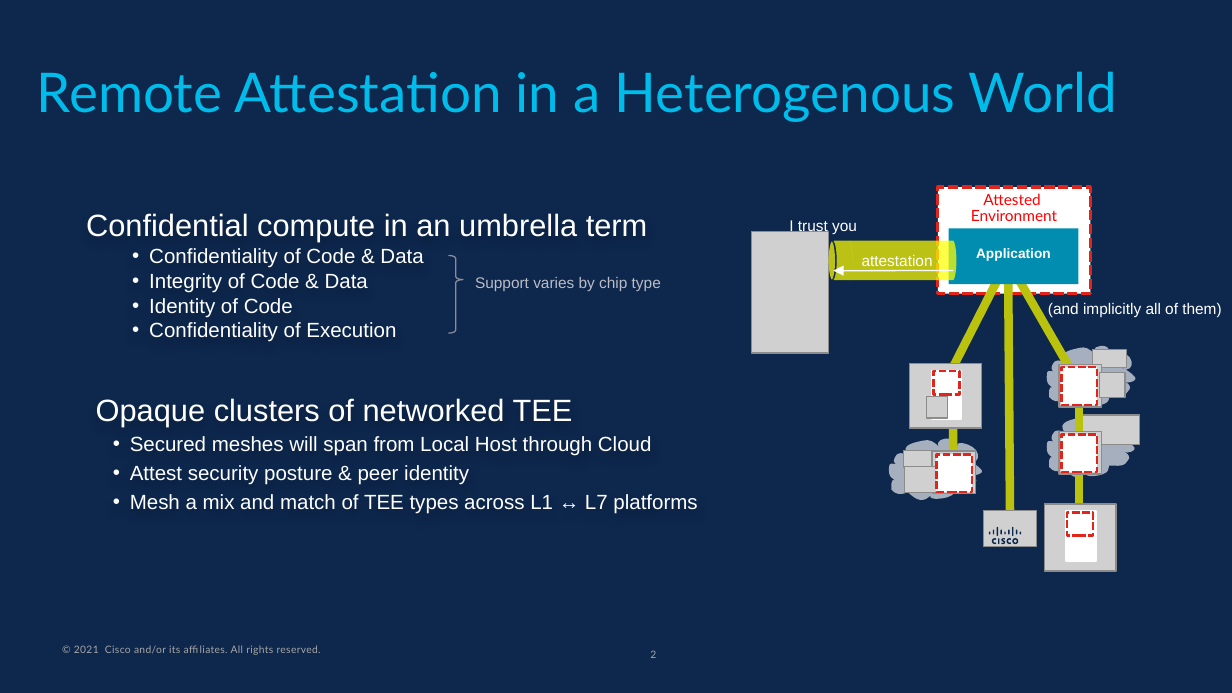
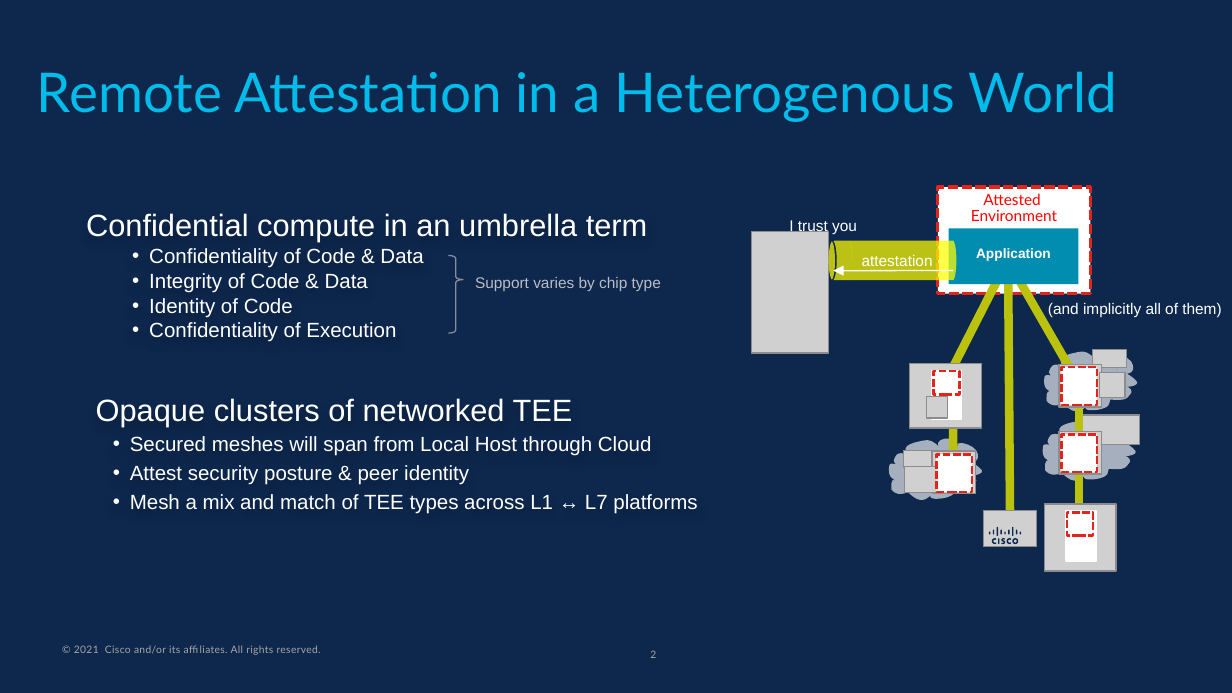
Before and after one commit to ietf-rats/draft-voit-rats-attestation-results, a slide deck: slide 2 of Presentations/CCC-Attestation-SIG-v24May2021.pptx. Drawn at 1232x693 pixels with LibreOffice and Linux fonts; fonts in the diff are those of the drawing; grey boxes stand for pictures; background and template pictures are left out. Boxes give left, top, right and bottom in pixels: in the first picture for what was removed or moved away, otherwise in the second. Text is boxed around its words. In the diff, an @@ line names an element or a change of style, - is before the commit and + after.

```diff
--- a/Presentations/CCC-Attestation-SIG-v24May2021.pptx
+++ b/Presentations/CCC-Attestation-SIG-v24May2021.pptx
@@ freeform shape resized from (x1=1045, y1=345, x2=1137, y2=408) to (x1=1042, y1=350, x2=1140, y2=413) @@
@@ freeform shape resized from (x1=1045, y1=415, x2=1136, y2=478) to (x1=1040, y1=419, x2=1137, y2=482) @@
```
Also in this commit, not shown: 3 other slides changed.
